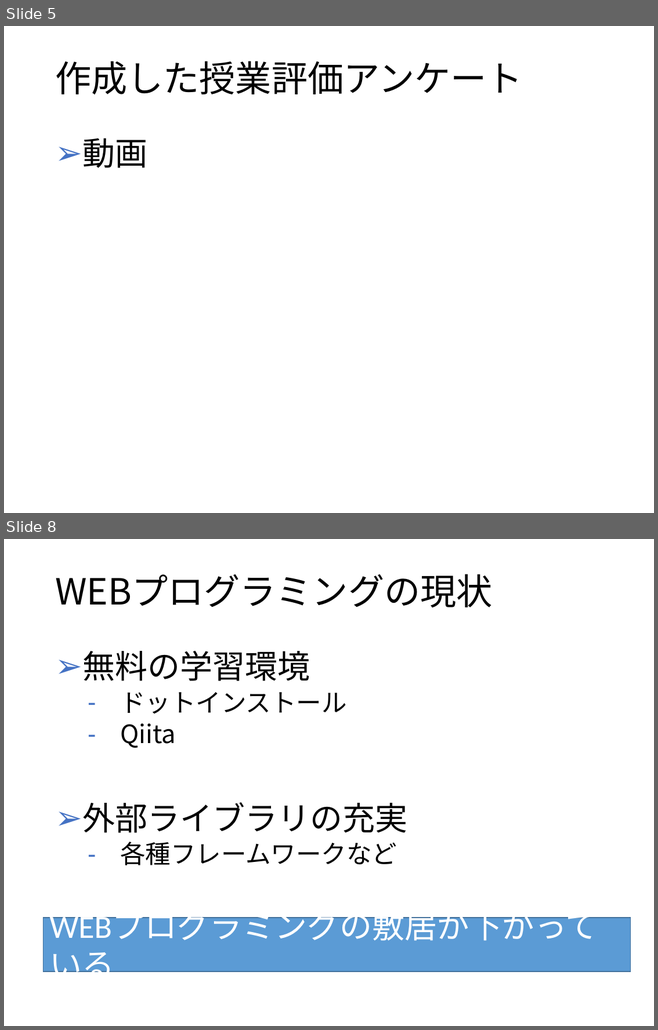
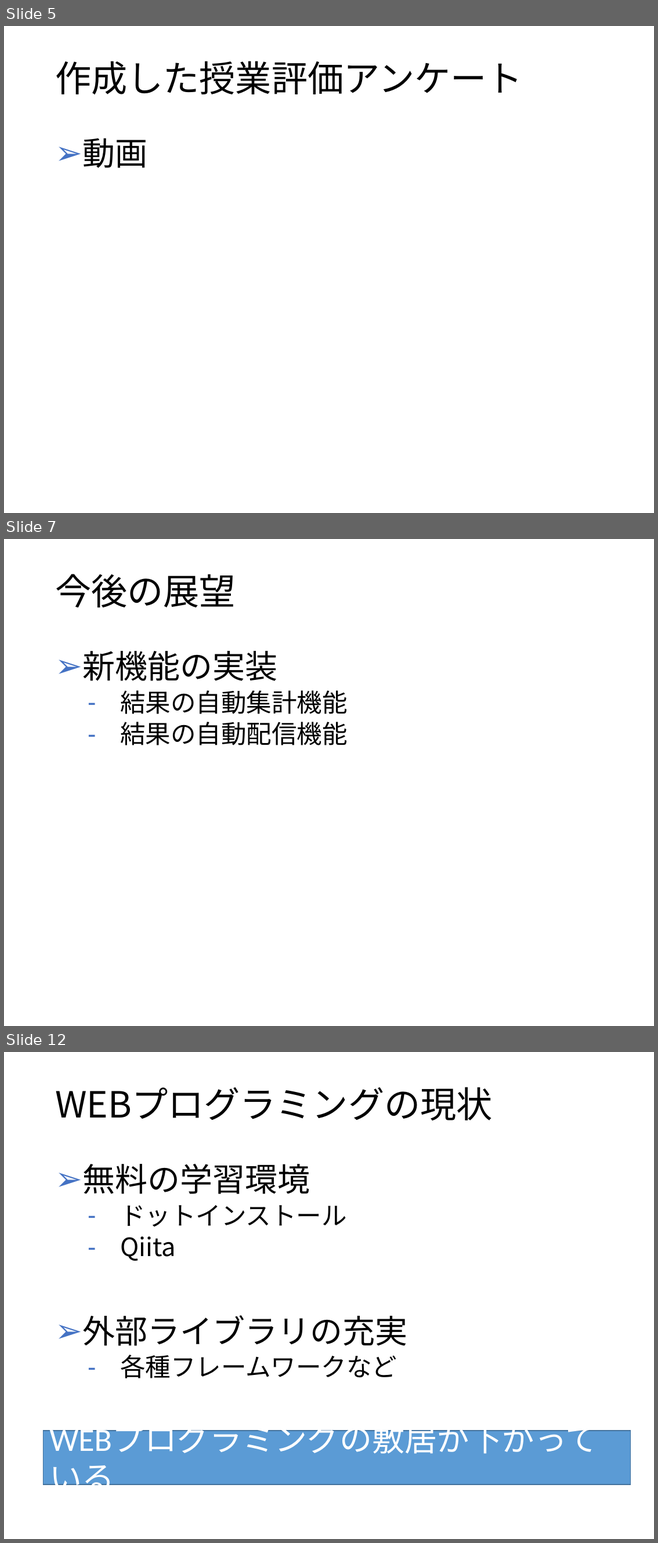
Before and after one commit to kazuwo/kosen-graduation-thesis, a slide deck: 卒業研究発表スライド.pptx. Shown one above the other, each under a label of ours: slides 5 and 8 before the commit, slides 5, 7 and 12 after it; the slides between them are not shown. The pictures are 658x1030 and 658x1543 pixels, drawn with LibreOffice and Linux fonts; fonts in the diff are those of the drawing. Boxes give left, top, right and bottom in pixels: in the first picture for what was removed or moved away, otherwise in the second. Text is boxed around its words. In the diff, an @@ line names an element or a change of style, - is before the commit and + after.

```diff
--- a/卒業研究発表スライド.pptx
+++ b/卒業研究発表スライド.pptx
@@ slide 7 added at [4, 539, 654, 1026], background #FFFFFF @@
@@ title added at [55, 574, 235, 607], 40 pt, text #000000 @@
+今後の展望
@@ text added at [82, 651, 347, 745], 28 pt, text #000000 @@
+➢ 新機能の実装
+  – 結果の自動集計機能
+  – 結果の自動配信機能
@@ what was slide 8 is now slide 12 @@
```
Also in this commit, not shown: 1 slide changed, 4 other slides added, 1 slide removed, 1 other file.
